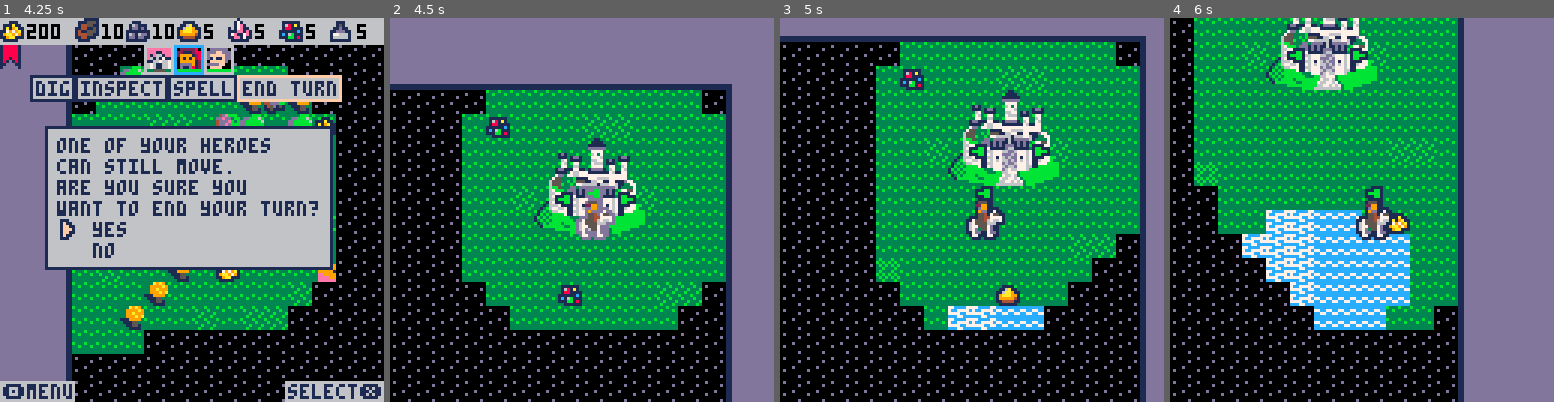
Above: before the commit, frames 1-4 (left to right).
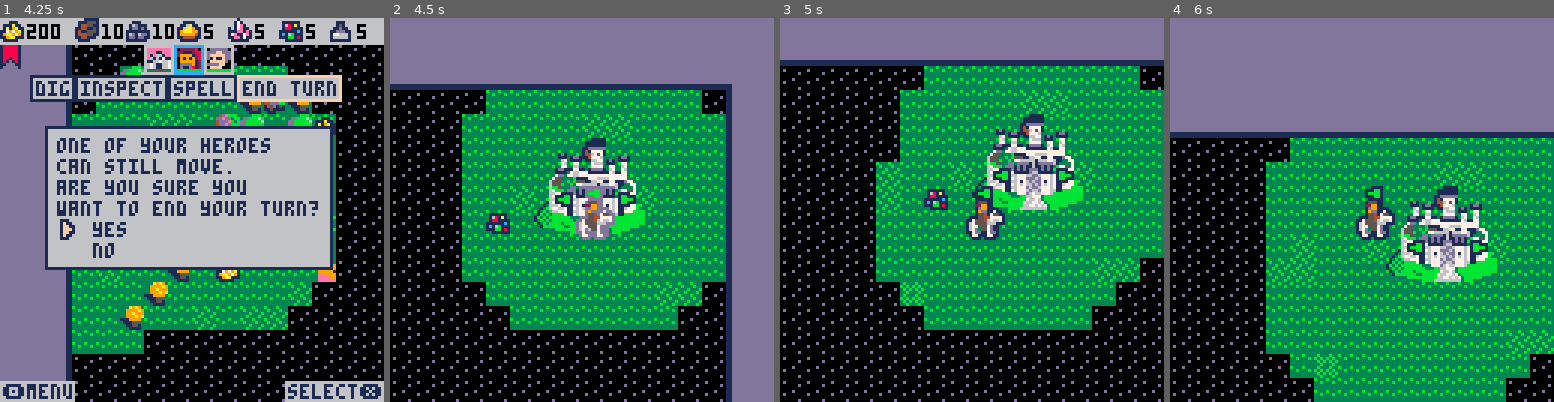
Above: after the commit, the same moments.

Repository: pvan/pico8
Game: PICO-8 cartridge heroes.p8
The game is run twice, just before and just after one commit, with the same random seed, the same clock (stepped at 60 frames per second) and the same inputs.
Inputs:
- Up to frame 1 (4.25 s): tap O (Z key) at 0.33, 1.07, 2.22, 3.72 s; tap Down at 0.7 s; tap X (X key) at 1.43, 2.07, 2.82, 3.57 s; hold Up 1.97-2.63 s; hold Right 2.68-3.02 s; hold Down 3.07-3.73 s; hold Left 3.78-4.12 s; hold Up from 4.17 s (still down)
- Up to frame 2 (4.5 s): keep holding Up; tap X (X key) at 4.32 s
- Up to frame 3 (5 s): release Up at 4.5 s; hold Left from 4.55 s (still down)
- Up to frame 4 (6 s): release Left at 5.05 s; tap X (X key) at 5.07, 5.82 s; hold Right 5.1-5.93 s; tap O (Z key) at 5.22 s; hold Up from 5.98 s (still down)

Frame 1 is identical in both runs. In frame 2, 1.0% of the frame differs, in the area x 25-57%, y 25-75%; in frame 3, 26%; in frame 4, 67%, in the area x 0-100%, y 0-100%.

Commit message:
heroes: start adding mines

Diff:
--- a/heroes.p8
+++ b/heroes.p8
@@ -5,7 +5,6 @@
 
 --player ai todos:
 --rather buggy:
----moving to second object seems to skip a space?
 ---crash on testhouse (and probably anything with a hotspot)
 ---if battle, will jump to next player's turn before done
 --also needs a number of improvements:
@@ -191,7 +190,8 @@
  set_player(red_plr)
 
 
-	spawn("testhouse",10,10)
+	spawn("mine_mercury",10,10)
+	spawn("mine_wood",11,6)
 	spawn("mob",6,14)
 	spawn("mob2",13,14)
 	spawn("mob2",6,18)
@@ -614,7 +614,7 @@
 function update_map()
 
  if moving then
-  if frame%5==0 then
+  if frame%5==0 then --token (use flash?)
    move_hero_tick()
   end
  else
@@ -3317,6 +3317,14 @@
   then
    map_desc=cur_obj.subtype
 
+  elseif cur_obj.type=="mine"
+  then
+   map_desc=
+    mine_names[
+     indexof( --switch to int-based resoruces
+      resources,
+      cur_obj.subtype)]
+
   else
    map_desc=cur_obj.type
   end
@@ -3777,6 +3785,16 @@
 	 "sulfur",
 	 "mercury",
 	 "crystal",
+	}
+
+	mine_names={
+	 "gold mine",
+	 "sawmill",
+	 "ore mine",
+	 "gem mine",
+	 "sulfur mine",
+	 "alchemist lab",
+	 "crystal mine",
 	}
 
 
@@ -3849,9 +3867,41 @@
 	   ms("peasants",250)
 	  },
 	 },
-	 ["testhouse"]={
-	  ["type"]="testhouse",
+	 ["mine_mercury"]={
+	  ["type"]="mine",
+	  ["subtype"]="mercury",
 	  ["spr"]=142,
+	  ["sprx"]=0,
+	  ["spry"]=0,
+	  ["sprw"]=2,
+	  ["sprh"]=2,
+	  ["col"]={0,0,2,2},
+	  ["hot"]={1,1},
+	 },
+	 ["mine_wood"]={
+	  ["type"]="mine",
+	  ["subtype"]="wood",
+	  ["spr"]=64,
+	  ["sprx"]=0,
+	  ["spry"]=0,
+	  ["sprw"]=2,
+	  ["sprh"]=2,
+	  ["col"]={0,0,2,2},
+	  ["hot"]={1,1},
+	 },
+--	 ["mine_"]={
+--	  ["type"]="mine",
+--	  ["spr"]=198,
+--	  ["sprx"]=0,
+--	  ["spry"]=0,
+--	  ["sprw"]=3,
+--	  ["sprh"]=3,
+--	  ["col"]={0,0,3,3},
+--	  ["hot"]={1,2},
+--	 },
+	 ["mine_"]={
+	  ["type"]="mine",
+	  ["spr"]=174,
 	  ["sprx"]=0,
 	  ["spry"]=0,
 	  ["sprw"]=2,
@@ -3901,10 +3951,14 @@
 	  archetypes[r]=copy(archetypes.gold)
 	  archetypes[r].subtype=r
 	 end
+	 if r!="wood"
+	 and r!="mercury"
+	 then
+	  archetypes["mine_"..r]=copy(archetypes.mine_)
+   archetypes["mine_"..r].subtype=r
+  end
 	end
 
-
-
 end
 
 
@@ -4036,7 +4090,7 @@
 
 
 __gff__
-0000000000000000000000000000000000000000000000000000000000000000000000000000000000000000000000000000000000000000000000000000000000000000000000000000000000000000000000000000000000000000000000000000000000000000000000000000000000000000000000000000000000000000
+0000000000000000000000000000000000000000000000000000000000000000000000000000000000000000000000000000000000000000000000000000000001010000000000000000000000000000000100000000000000000000000000000000000000000000000000000000000001000000000000000000000000000000
 0000000101010100000000000000000000000101010101000000000000000000000000010101000000000000000000000000000101010000000000000000000000000000000000000000000000000000000000000000000000000000000000000000000000000000000000000000000000000000000000000000000000000000
 __map__
 7e7e7e7e847e7e7e7e7e7e7e7e7e7e7e7e7e7e7e7e7e7e7e7e7e7e7e7e7e7e7e7e7e7e7e7e7e7e7e7e7e7e7e7e7e7e7e7e7e7e7e7e7e7e7e7e7e7e7e7e7e7e7e00000000000000000000000000000000000000000000000000000000000000000000000000000000000000000000000000000000000000000000000000000000
Not shown, changed: 76 lines of the sprite sheet (__gfx__) section of heroes.p8
